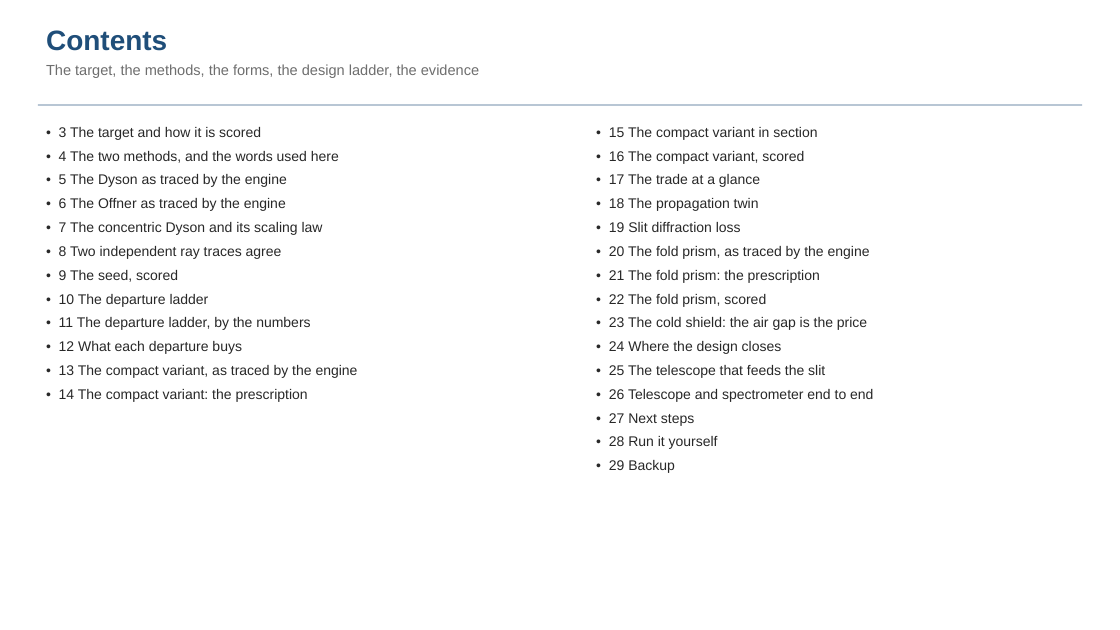
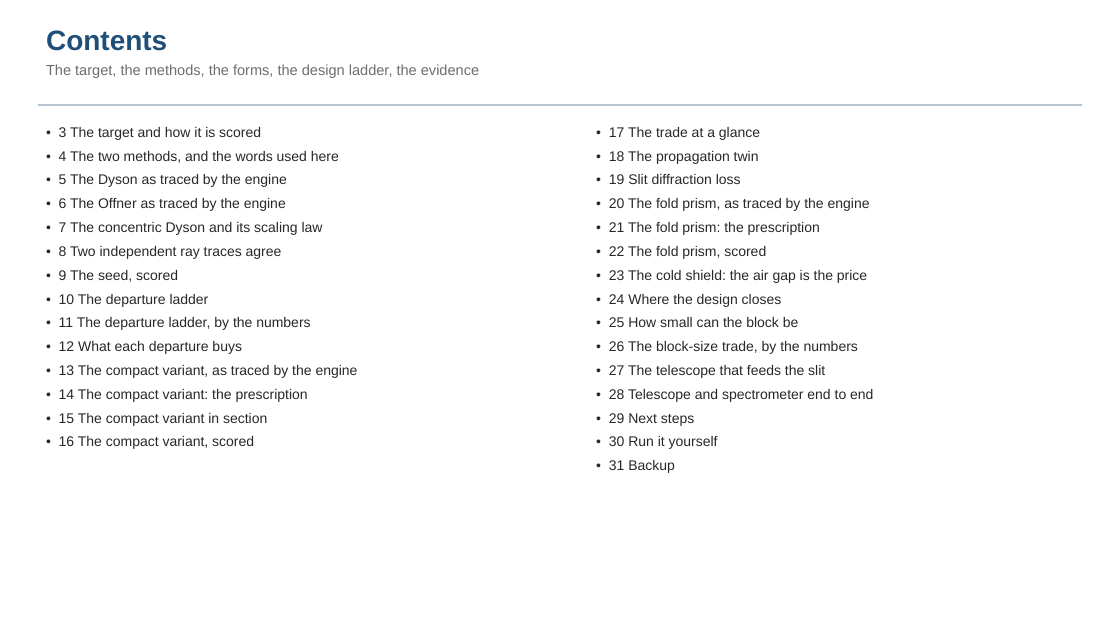
Before and after one commit to nasa-jpl/macos, a slide deck: slide 2 of demo_session/deck_dyson.pptx. Drawn at 1120x630 pixels with LibreOffice and Linux fonts; fonts in the diff are those of the drawing. Boxes give left, top, right and bottom in pixels: in the first picture for what was removed or moved away, otherwise in the second. Text is boxed around its words. In the diff, an @@ line names an element or a change of style, - is before the commit and + after.

```diff
--- a/demo_session/deck_dyson.pptx
+++ b/demo_session/deck_dyson.pptx
@@ text at (609, 127, 817, 164): paragraphs removed @@
-• 15 The compact variant in section
-• 16 The compact variant, scored
@@ text at (609, 317, 873, 473): text changed @@
-• 25 The telescope that feeds the slit
-• 26 Telescope and spectrometer end to end
-• 27 Next steps
-• 28 Run it yourself
-• 29 Backup
+• 25 How small can the block be
+• 26 The block-size trade, by the numbers
+• 27 The telescope that feeds the slit
+• 28 Telescope and spectrometer end to end
+• 29 Next steps
+• 30 Run it yourself
+• 31 Backup
@@ text at (59, 413, 267, 449): paragraphs added @@
+• 15 The compact variant in section
+• 16 The compact variant, scored
```
Also in this commit, not shown: 4 other slides changed, 2 slides added, 3 other files.
